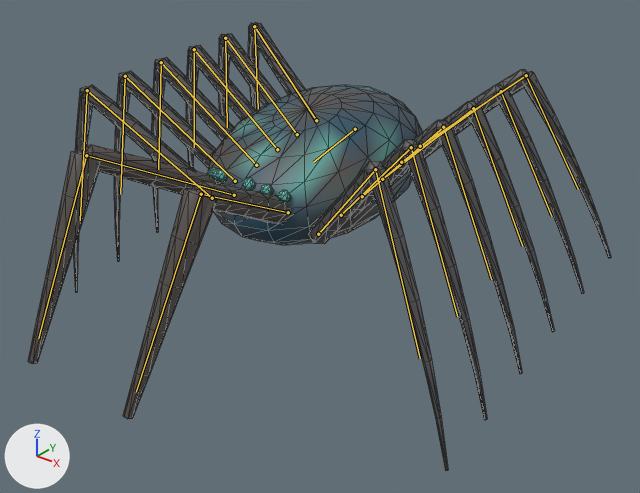
What one commit did to the glTF model assets/creatures/tide_crawler/tide_crawler.glb.
Rendered twice from a 50 mm camera at (1.548, -1.711, 1.285) aimed at (0.124, 0.07, 0.181). Every picture has the same lights, and +X, +Y and +Z are marked at lower left. The picture after the commit comes second. Both versions are drawn at frame 3 of the action 'hit_b'; the numbers are the values there. The bones that change, and the others that lie on the model, are drawn over the model as lines. Mesh edges are drawn as thin lines.

In view in the first picture: 'tide_crawler'.
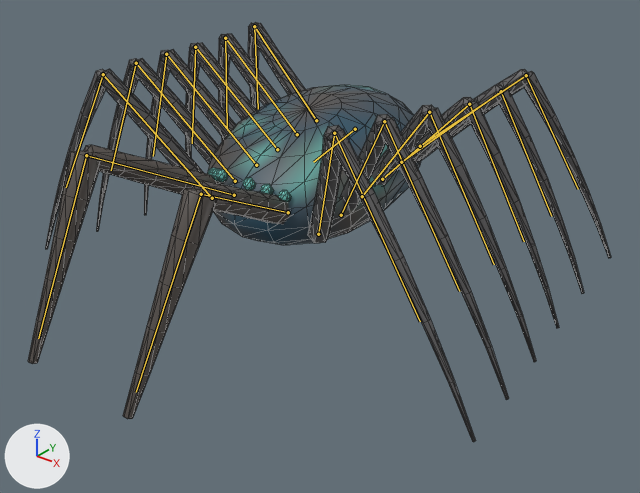
What changed in the scene script:
```text
Change bone_leg_l0_a:
    where bone_leg_l0_a = bpy.data.objects['Armature'].pose.bones['leg_l0_a']  # child of 'body'
    bone_leg_l0_a.rotation_quaternion: (1.0, 0.0, 0.0, 0.0) -> (0.991, 0.088, 0.029, 0.099)  # degrees (0, 0, 0) -> degrees (10, 2, 12)
Change bone_leg_l1_a:
    where bone_leg_l1_a = bpy.data.objects['Armature'].pose.bones['leg_l1_a']  # child of 'body'
    bone_leg_l1_a.rotation_quaternion: (1.0, 0.0, 0.0, 0.0) -> (0.995, 0.066, 0.013, 0.071)  # degrees (0, 0, 0) -> degrees (8, 1, 8)
Change bone_leg_l2_a:
    where bone_leg_l2_a = bpy.data.objects['Armature'].pose.bones['leg_l2_a']  # child of 'body'
    bone_leg_l2_a.rotation_quaternion: (1.0, 0.0, 0.0, 0.0) -> (0.998, 0.042, 0.003, 0.042)  # degrees (0, 0, 0) -> degrees (5, 0, 5)
Change bone_leg_l3_a:
    where bone_leg_l3_a = bpy.data.objects['Armature'].pose.bones['leg_l3_a']  # child of 'body'
    bone_leg_l3_a.rotation_quaternion: (1.0, 0.0, 0.0, 0.0) -> (1.0, 0.013, -0.001, 0.012)  # degrees (0, 0, 0) -> degrees (2, 0, 1)
Change bone_leg_r0_a:
    where bone_leg_r0_a = bpy.data.objects['Armature'].pose.bones['leg_r0_a']  # child of 'body'
    bone_leg_r0_a.rotation_quaternion: (1.0, 0.0, 0.0, 0.0) -> (0.991, 0.088, -0.029, -0.099)  # degrees (0, 0, 0) -> degrees (10, -2, -12)
Change bone_leg_r1_a:
    where bone_leg_r1_a = bpy.data.objects['Armature'].pose.bones['leg_r1_a']  # child of 'body'
    bone_leg_r1_a.rotation_quaternion: (1.0, 0.0, 0.0, 0.0) -> (0.995, 0.066, -0.013, -0.071)  # degrees (0, 0, 0) -> degrees (8, -1, -8)
Change bone_leg_r2_a:
    where bone_leg_r2_a = bpy.data.objects['Armature'].pose.bones['leg_r2_a']  # child of 'body'
    bone_leg_r2_a.rotation_quaternion: (1.0, 0.0, 0.0, 0.0) -> (0.998, 0.042, -0.003, -0.042)  # degrees (0, 0, 0) -> degrees (5, 0, -5)
Change bone_leg_r3_a:
    where bone_leg_r3_a = bpy.data.objects['Armature'].pose.bones['leg_r3_a']  # child of 'body'
    bone_leg_r3_a.rotation_quaternion: (1.0, 0.0, 0.0, 0.0) -> (1.0, 0.013, 0.001, -0.012)  # degrees (0, 0, 0) -> degrees (2, 0, -1)
```

Boxes (x1, y1, x2, y2) around the edits, measured in the pictures (640 x 493 px):
'tide_crawler', posed (6% shorter)
    before: (28, 22, 611, 471)
    after: (28, 22, 611, 442)
bone 'leg_l0_a', root to tip
    before: (318, 234) to (375, 169)
    after: (318, 234) to (334, 133)
bone 'leg_l1_a', root to tip
    before: (341, 215) to (411, 147)
    after: (341, 215) to (384, 121)
bone 'leg_l2_a', root to tip
    before: (362, 196) to (443, 127)
    after: (362, 196) to (429, 112)
bone 'leg_l3_a', root to tip
    before: (382, 179) to (473, 108)
    after: (382, 179) to (469, 104)
bone 'leg_r0_a', root to tip
    before: (212, 198) to (87, 90)
    after: (212, 198) to (103, 74)
bone 'leg_r1_a', root to tip
    before: (235, 181) to (125, 76)
    after: (235, 181) to (136, 63)
bone 'leg_r2_a', root to tip
    before: (256, 165) to (161, 62)
    after: (256, 165) to (166, 54)
bone 'leg_r3_a', root to tip
    before: (277, 149) to (194, 49)
    after: (277, 149) to (195, 47)
